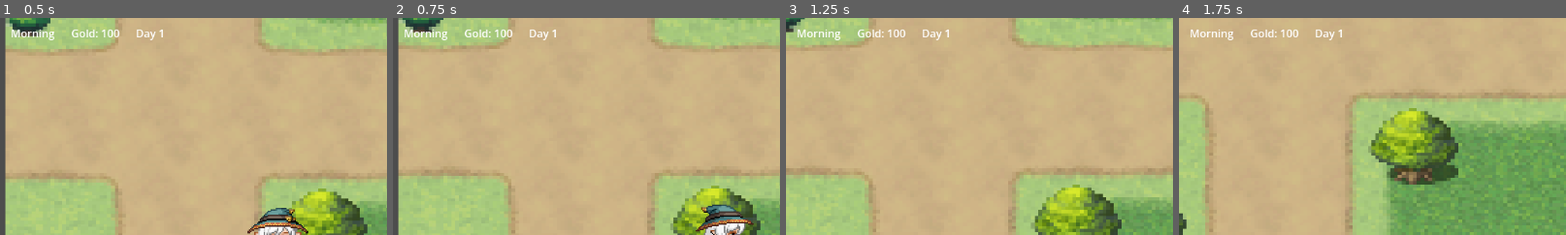
Above: before the commit, frames 1-4 (left to right).
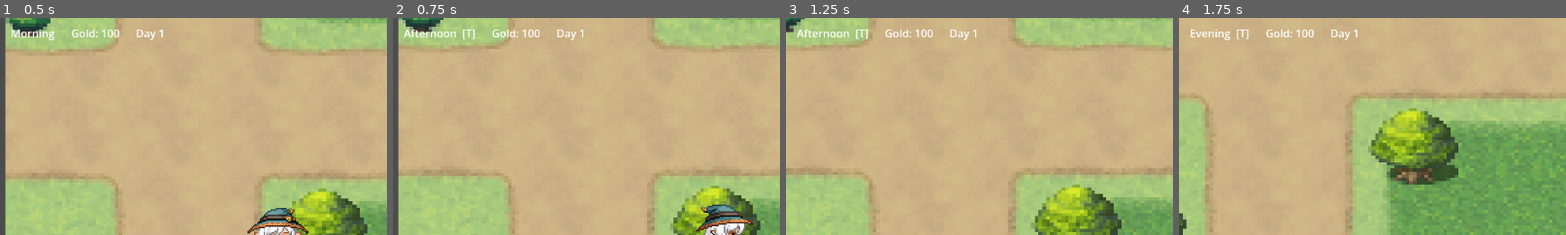
Above: after the commit, the same moments.

Repository: 61wsheep/a-day-as-alison
Game: Godot game, scene res://scenes/main.tscn
Same seed, same stepped clock (60 frames per second), same inputs: the game is played once before the commit and once after it.
Inputs:
- Up to frame 1 (0.5 s): no input
- Up to frame 2 (0.75 s): hold D (ui_right) from 0.53 s (still down); hold T (advance_time, bound only after the commit) from 0.53 s (still down)
- Up to frame 3 (1.25 s): keep holding D (ui_right); keep holding T (advance_time, bound only after the commit); tap E (ui_accept) at 0.77 s
- Up to frame 4 (1.75 s): release D (ui_right) at 1.28 s; release T (advance_time, bound only after the commit) at 1.28 s; hold S (ui_down) from 1.28 s (still down); tap T (advance_time, bound only after the commit) at 1.35 s; tap E (ui_accept) at 1.52 s
The pictures show only the part of the screen within x 0-50%, y 0-50%; the shares and areas given below are measured in that part.

Frame 1 is identical in both runs. In frame 2, 0.9% of the frame differs, in the area x 2-50%, y 5-11%; in frame 3, 0.9%; in frame 4, 0.9%.

Commit message:
fix: 恢复 advance_time Input Map (T键时间推进失效)
根因: 上次调用 magicai_setup_input_map 以 replace 模式
      单独设置 ui_cancel 时, 工具非预期地清除了其他所有
      Input Map 条目, 包括 advance_time、ui_accept、ui_left/right/up/down。
      game.gd._input() 检测 is_action_pressed("advance_time"),
      但该 action 不存在 → 始终返回 false → T 键无效。

修复: 用 replace 模式一次性补回全部 7 个 action:
      advance_time(T)、ui_accept(E/Enter/Space)、
      ui_left(A/Left)、ui_right(D/Right)、
      ui_up(W/Up)、ui_down(S/Down)、ui_cancel(Esc)

教训: MCP setup_input_map 的 replace 模式会清空未被命名的旧条目,
      后续单 action 修改应使用 merge 模式

Diff:
--- a/成为艾莉森的一天/project.godot
+++ b/成为艾莉森的一天/project.godot
@@ -59,6 +59,11 @@
 , Object(InputEventKey,"resource_local_to_scene":false,"resource_name":"","device":0,"window_id":0,"alt_pressed":false, …(185 unchanged characters)…
 ]
 }
+advance_time={
+"deadzone": 0.5,
+"events": [Object(InputEventKey,"resource_local_to_scene":false,"resource_name":"","device":0,"window_id":0,"alt_pressed":false,"shift_pressed":false,"ctrl_pressed":false,"meta_pressed":false,"pressed":false,"keycode":84,"physical_keycode":0,"key_label":0,"unicode":0,"location":0,"echo":false,"script":null)
+]
+}
 
 [rendering]
 
